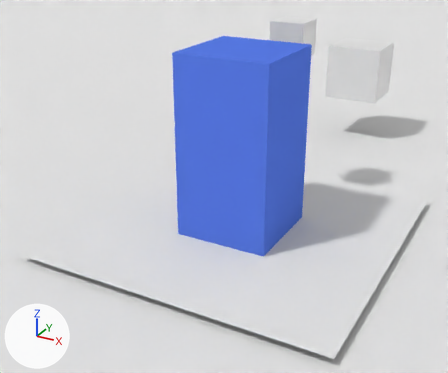
A saved change to the Blender file Lib_Player.blend.
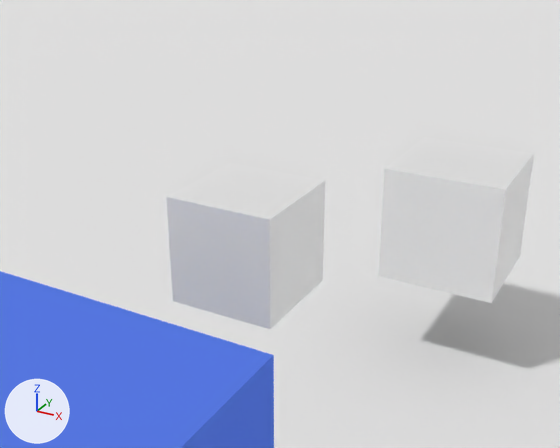
There are two pictures of each version: one from a camera (50 mm lens) standing at (2.74, -5.39, 3.19) and looking at (-0.36, 0.25, 0.37), one close up from a camera (50 mm lens) standing at (1.3, -0.92, 3.07) and looking at (0.08, 1.29, 1.96). Every picture has the same lights, and +X, +Y and +Z are marked at lower left.

Names of what the first close-up shows: 'Plane', 'mira', 'mira.001', 'player'.
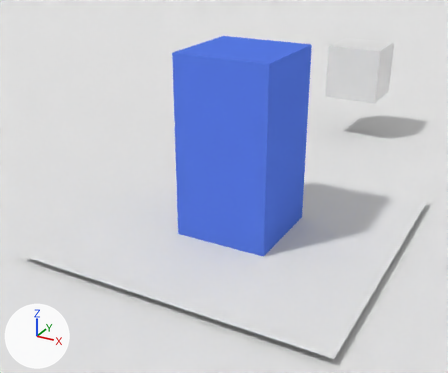
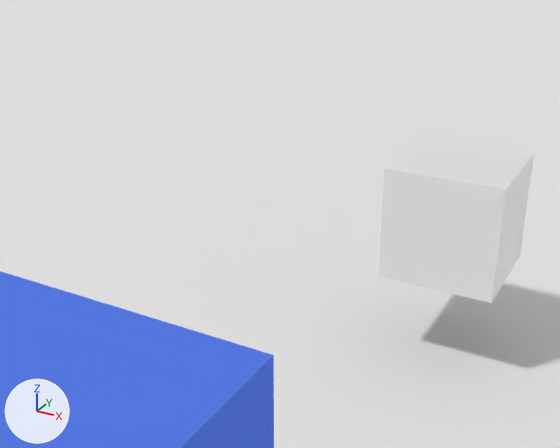
ob_spw_bulet is not drawn itself; it is the parent of ob_mira_001.

Location of each change, [x1, y1, x2, y2] in pixels of the close-ups (560 x 448 px):
'mira.001', deleted: before [166, 163, 325, 329]

Edits to the bpy script that builds the scene:
```text
Change ob_spw_bulet:
    ob_spw_bulet.location: (0.0, 1.18, 1.0) -> (0.0, 2.052, 1.0)
Remove ob_mira_001:
    ob_mira_001 = bpy.data.objects.new('mira.001', me_cube_002)
    ob_mira_001.parent = ob_spw_bulet
    ob_mira_001.matrix_parent_inverse = Matrix(((1.0, 0.0, 0.0, 0.0), (0.0, 1.0, 0.0, -1.18), (0.0, 0.0, 1.0, -1.0), (0.0, 0.0, 0.0, 1.0)))
    ob_mira_001.location = (0.0, 1.213, 1.908)
```
